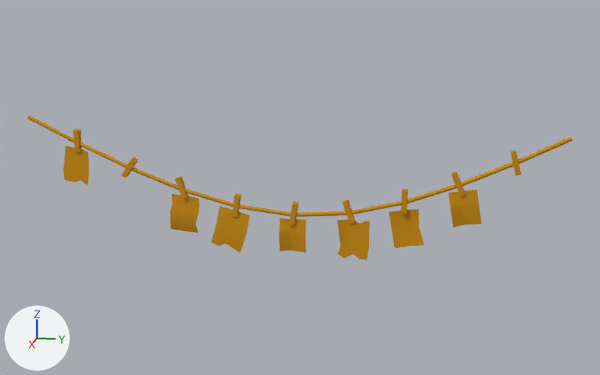
What one commit did to the FBX model ArtAssets/Environment/SM_HangingThing_A.fbx.
Both versions are drawn from a 50 mm camera at (7.38, -0.92, 1.31) aimed at (-0.04, -2.4, -0.54). Arrows for +X, +Y and +Z are at lower left; the lights stay in place. The picture after the commit comes second. Where no turn or scale is listed for an object, it has been applied to the vertices.

Objects in the first picture: 'SM_HangingThing_A'.
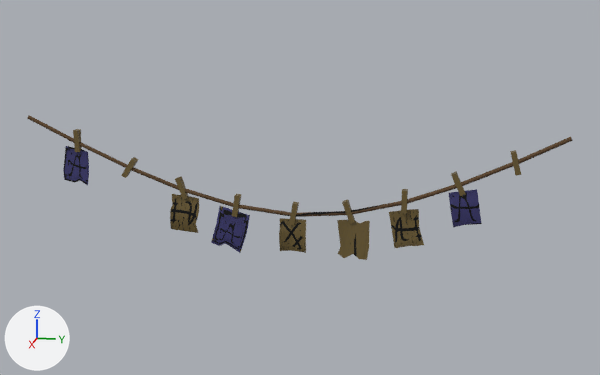
Pixel boxes [x1, y1, x2, y2] of what changed, in the pictures (600 x 375 px):
'SM_HangingThing_A', recoloured, surface changed
    both: [27, 115, 573, 260]
part 1 of me_mesh, recoloured
    both: [63, 129, 521, 260]
part 2 of me_mesh, recoloured
    both: [27, 115, 233, 207]
part 3 of me_mesh, recoloured (orange to brown)
    both: [238, 201, 401, 217]
part 4 of me_mesh, recoloured
    both: [407, 137, 573, 204]
part 5 of me_mesh, surface changed
    both: [27, 115, 573, 260]

Patch to the scene script:
```diff
--- a/ArtAssets/Environment/SM_HangingThing_A.fbx.py
+++ b/ArtAssets/Environment/SM_HangingThing_A.fbx.py
@@ img_t_roomtrimsheet_diffuse_png @@
+img_t_roomtrimsheet_diffuse_png = load_image('T_RoomTrimSheet_Diffuse.png', '../Textures/T_RoomTrimSheet_Diffuse.png', 1024, 1024, 'sRGB')
@@ img_t_woodtrimsheet_diffuse_png @@
+img_t_woodtrimsheet_diffuse_png = load_image('T_WoodTrimSheet_Diffuse.png', '../Textures/T_WoodTrimSheet_Diffuse.png', 1024, 1024, 'sRGB')
@@ mat_roomtrimsheet @@
+mat_roomtrimsheet = principled_material('RoomTrimSheet')
+mat_roomtrimsheet.texture = img_t_roomtrimsheet_diffuse_png
+mat_roomtrimsheet.roughness = 0.2
@@ mat_trimsheet_wood @@
+mat_trimsheet_wood = principled_material('TrimSheet_Wood')
+mat_trimsheet_wood.texture = img_t_woodtrimsheet_diffuse_png
+mat_trimsheet_wood.roughness = 1.0
@@ me_mesh @@
 me_mesh.from_pydata(...)  # 725 vertices, 649 faces; spans x -0.04..0.04, y -5.1..0.0, z -1.21..0.06
 # used by ob_sm_hangingthing_a; location = (0.0, 0.0, 0.0)
+# me_mesh part 1: 569 of the faces centred in x -0.03..0.03, y -4.7..-0.41, z -1.14..-0.06 switch from mat_trimsheet (orange #ce9000) to mat_roomtrimsheet (picture img_t_roomtrimsheet_diffuse_png)
+# me_mesh part 2: 32 of the faces centred in x -0.02..0.02, y -4.85..-3.27, z -0.69..-0.06 switch from mat_trimsheet (orange #ce9000) to mat_trimsheet_wood (picture img_t_woodtrimsheet_diffuse_png)
+# me_mesh part 3: 24 of the faces centred in x -0.02..0.02, y -2.73..-1.68, z -0.79..-0.67 switch from mat_trimsheet (orange #ce9000) to mat_trimsheet_wood (picture img_t_woodtrimsheet_diffuse_png)
+# me_mesh part 4: 24 of the faces centred in x -0.02..0.02, y -1.19..-0.23, z -0.55..-0.09 switch from mat_trimsheet (orange #ce9000) to mat_trimsheet_wood (picture img_t_woodtrimsheet_diffuse_png)
+# me_mesh part 5: texture (UV) coordinates of 649 of 649 faces, centred in x -0.03..0.03, y -4.85..-0.23, z -1.14..-0.06, changed; they spanned u 0.0..1.35, v 0.0..0.09 and now span u 0.0..1.35, v 0.05..0.97
```
